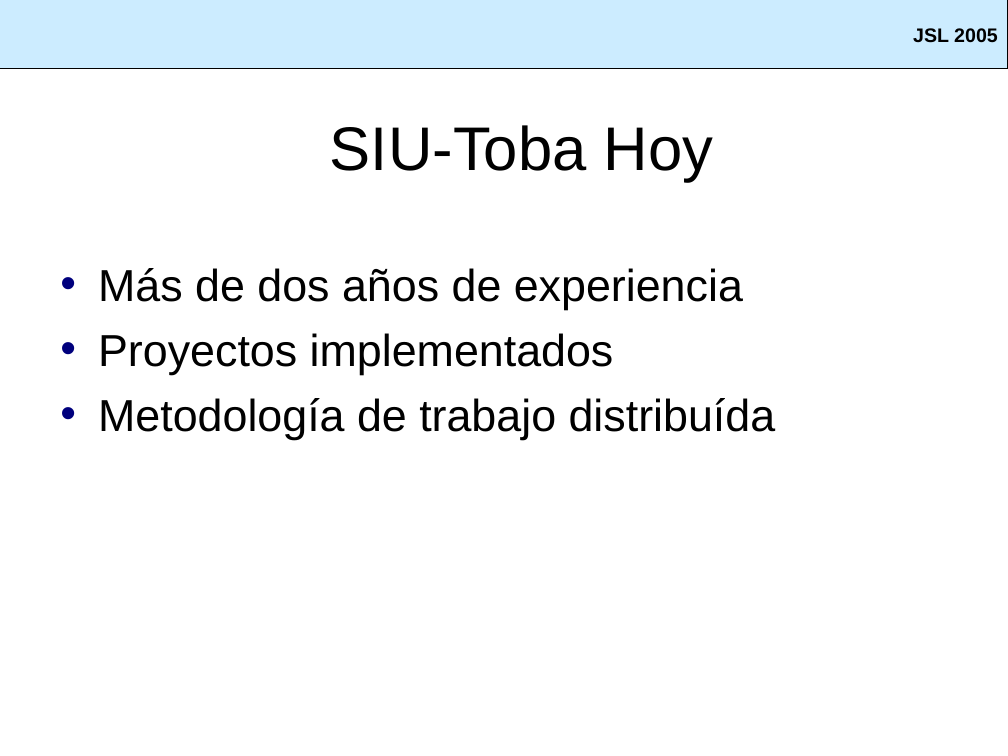
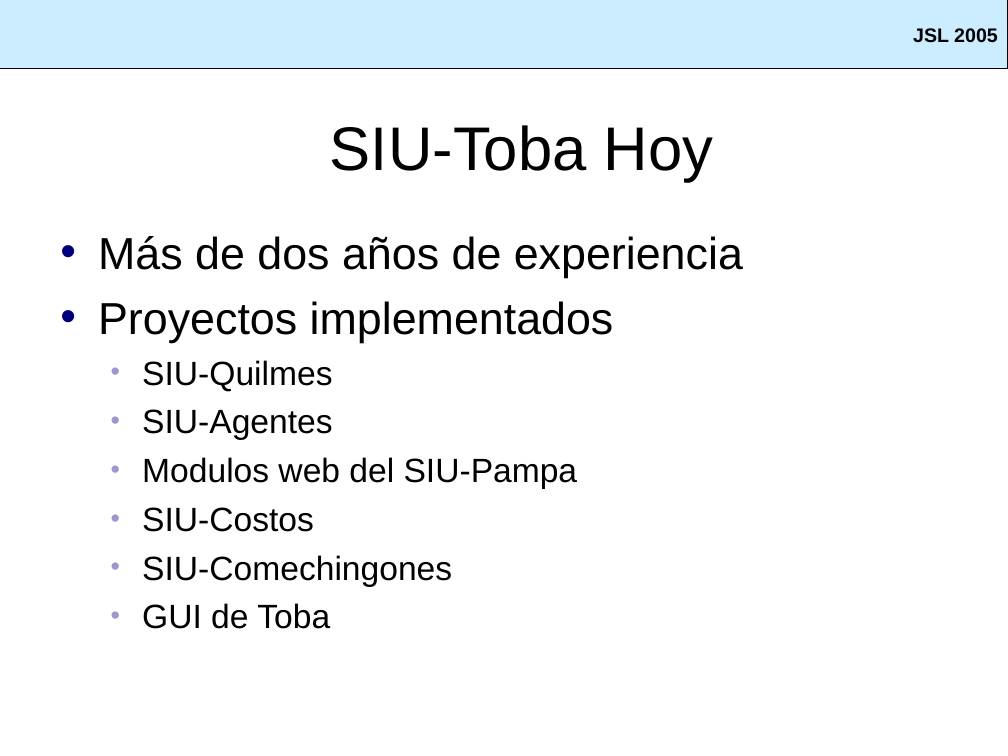
Before and after one commit to SIU-Toba/framework, a slide deck: slide 8 of doc/presentacion/Jornadas JAIIO.ppt. Drawn at 1008x756 pixels with LibreOffice and Linux fonts; fonts in the diff are those of the drawing; background and template pictures are left out. Boxes give left, top, right and bottom in pixels: in the first picture for what was removed or moved away, otherwise in the second. Text is boxed around its words. In the diff, an @@ line names an element or a change of style, - is before the commit and + after.

```diff
--- a/doc/presentacion/Jornadas JAIIO.ppt
+++ b/doc/presentacion/Jornadas JAIIO.ppt
@@ text "Más de dos años de ...": place and size @@
-text "Más de dos años de ..." at (98,268,776,440)
+text "Más de dos años de ..." at (98,236,743,629)
@@ text at (142,360,578,629): text changed; size 32 to 24 pt @@
-• Metodología de trabajo distribuída
+  • SIU-Quilmes
+  • SIU-Agentes
+  • Modulos web del SIU-Pampa
+  • SIU-Costos
+  • SIU-Comechingones
+  • GUI de Toba
```
Also in this commit, not shown: 1 other slide changed, 1 slide added.
